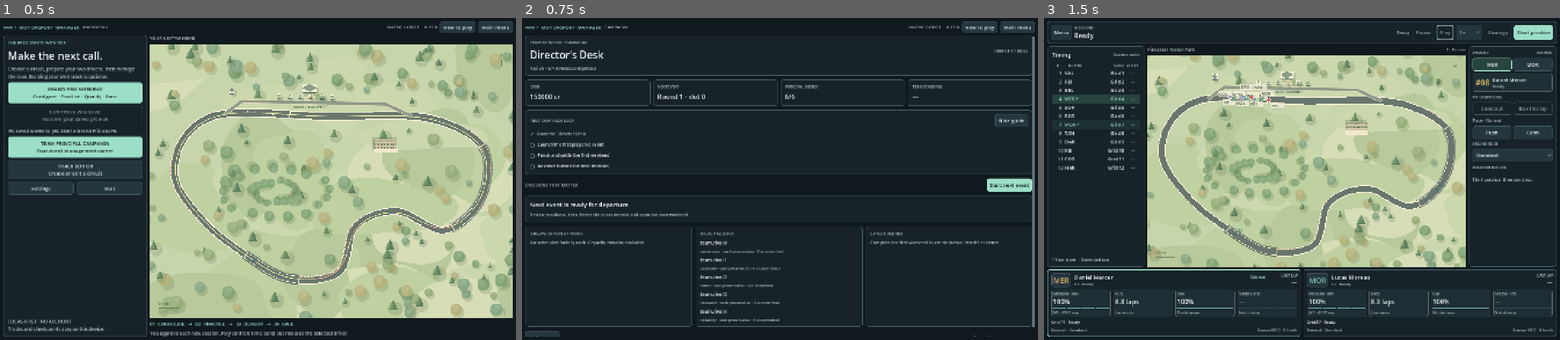
Above: before the commit, frames 1-3 (left to right).
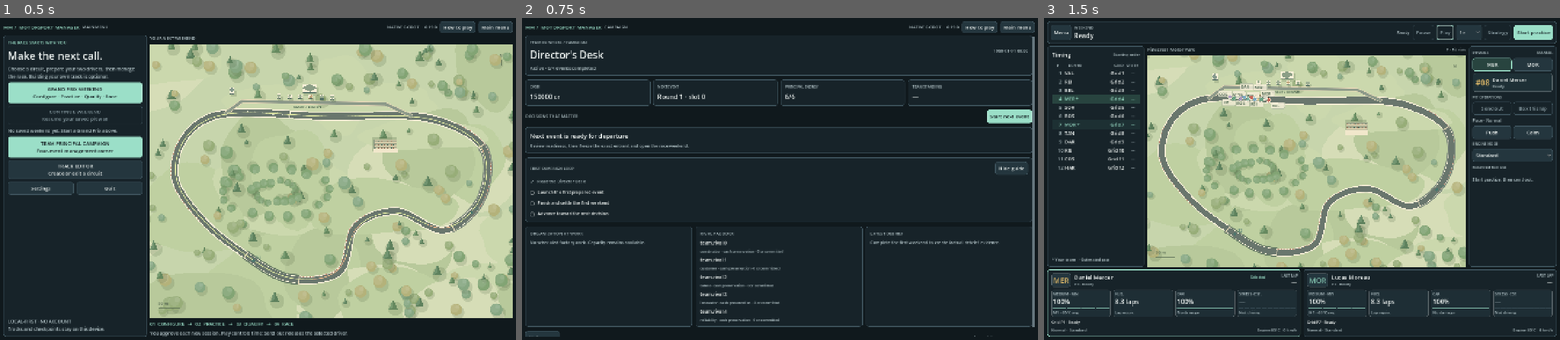
Above: after the commit, the same moments.

Repository: Luis85/motorsport-manager
Game: Godot game, scene res://scenes/main.tscn
The game is run twice, just before and just after one commit, with the same random seed, the same clock (stepped at 60 frames per second) and the same inputs.
Inputs:
- Up to frame 1 (0.5 s): no input
- Up to frame 2 (0.75 s): click "TEAM PRINCIPAL CAMPAIGN Four-…" at 0.5 s
- Up to frame 3 (1.5 s): click "Start next event" at 1.25 s

Frame 1 is identical in both runs. In frame 2, 3.9% of the frame differs, in the area x 0-99%, y 28-62%; in frame 3, nothing differs.

Commit message:
fix: keep campaign primary action above the fold

Diff:
--- a/scripts/ui/campaign/director_desk.gd
+++ b/scripts/ui/campaign/director_desk.gd
@@ -26,8 +26,10 @@
 	add_theme_constant_override("separation", roundi(12 * text_scale))
 	_build_header()
 	_build_status()
+	# Keep the next consequential decision above optional onboarding detail so
+	# compact/high-text layouts never hide the departure action below the fold.
+	_build_priorities()
 	_build_guide()
-	_build_priorities()
 	_build_columns()
 	_build_footer()
 	PitwallDesign.focus_later(primary_action if primary_action != null else menu_button)
